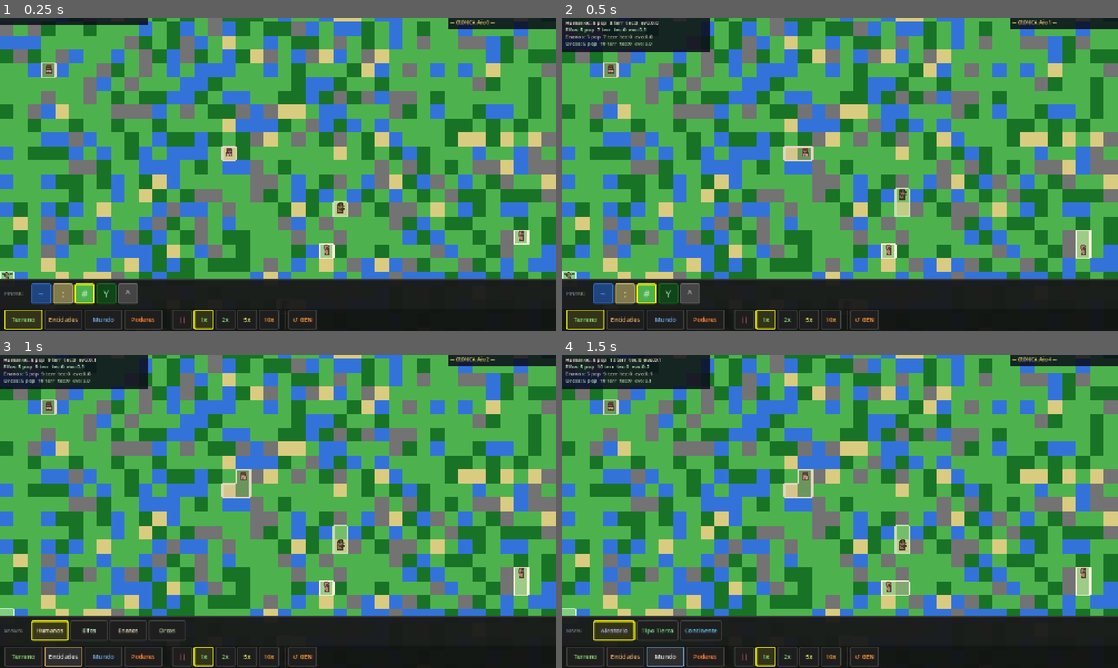
Above: before the commit, frames 1-4 (two rows, left to right).
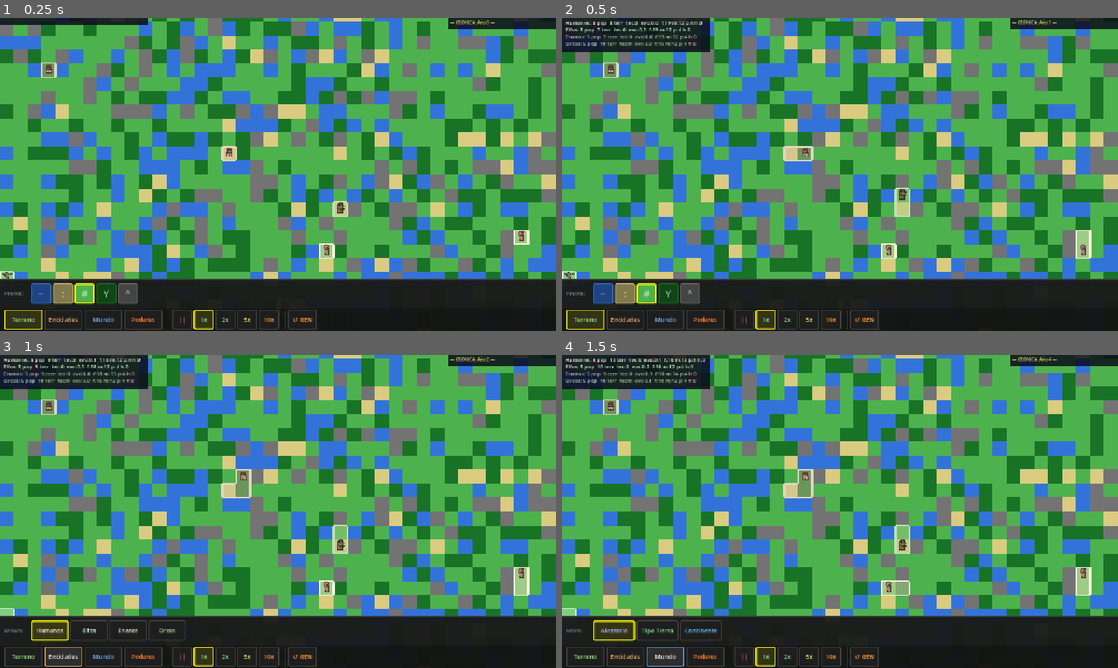
Above: after the commit, the same moments.

Repository: scastorina/civilizatio
Game: Godot game, scene res://scenes/Main.tscn
The game is run twice, just before and just after one commit, with the same random seed, the same clock (stepped at 60 frames per second) and the same inputs.
Inputs:
- Up to frame 1 (0.25 s): no input
- Up to frame 2 (0.5 s): no input
- Up to frame 3 (1 s): click "Entidades" at 0.5 s
- Up to frame 4 (1.5 s): click "Mundo" at 1.25 s

Frame 1 is identical in both runs. In frame 2, 0.2% of the frame differs, in the area x 15-26%, y 1-10%; in frame 3, 0.2%; in frame 4, 0.2%.

Commit message:
Add resource economy and ship production

Diff:
--- a/scripts/Main.gd
+++ b/scripts/Main.gd
@@ -25,6 +25,8 @@
 var _species_defense: Dictionary = {}
 var _species_tech: Dictionary = {}
 var _species_research: Dictionary = {}
+var _species_resources: Dictionary = {}
+var _species_fleets: Dictionary = {}
 var _territory_names: Dictionary = {}
 var _chronicle: Array[String] = []
 var _chronicle_colors: Array[Color] = []
@@ -34,6 +36,7 @@
 const TECH_THRESHOLDS: Array[float] = [100.0, 300.0, 700.0]
 const CHRONICLE_MAX := 40
 const FORTIFICATION_NAMES: Array[String] = ["sin defensa", "valla de madera", "muralla de piedra", "bastion de hierro"]
+const RESOURCE_KEYS: Array[String] = ["food", "wood", "stone", "iron"]
 const SPECIES_RELIGIONS: Dictionary = {
 	"Humanos": "Fe Sagrada",
 	"Elfos":   "Sendero Eterno",
@@ -73,6 +76,8 @@
 		_species_defense[n] = sp["defense"] as float
 		_species_tech[n]    = 0
 		_species_research[n] = 0.0
+		_species_resources[n] = _make_resource_stock()
+		_species_fleets[n] = {"trade": 0, "war": 0}
 	camera = Camera2D.new()
 	camera.zoom = Vector2(2.0, 2.0)
 	camera.position = Vector2(WORLD_WIDTH * TILE_SIZE * 0.5, WORLD_HEIGHT * TILE_SIZE * 0.5)
@@ -104,6 +109,7 @@
 		world_year += 1
 		_move_humans()
 		_update_evolution()
+		_update_resources_and_fleets()
 		_resolve_combat()
 		_decay_dead_territories()
 		_update_technology()
@@ -188,6 +194,8 @@
 	for n: String in _species_tech.keys():
 		_species_tech[n] = 0
 		_species_research[n] = 0.0
+		_species_resources[n] = _make_resource_stock()
+		_species_fleets[n] = {"trade": 0, "war": 0}
 	_territory_names.clear()
 	_chronicle.clear()
 	_chronicle_colors.clear()
@@ -292,13 +300,16 @@
 			world_grid.tick_presence(cell, human.species_name)
 		var new_structure := world_grid.get_structure(cell)
 		var new_fort := world_grid.update_fortification(cell, human.species_name, tech_level)
+		if new_fort > prev_fort and not _spend_resources(human.species_name, _fortification_cost(new_fort)):
+			world_grid.set_fortification(cell, prev_fort)
+			new_fort = prev_fort
 		if new_structure != prev_structure:
 			match new_structure:
 				"camp":   _log_event("Año %d: Los %s establecieron un campamento" % [world_year, human.species_name], human.species_name)
 				"village":_log_event("Año %d: Los %s fundaron una aldea" % [world_year, human.species_name], human.species_name)
 				"town":   _log_event("Año %d: ¡Los %s erigieron una ciudad!" % [world_year, human.species_name], human.species_name)
 		if new_fort > prev_fort:
-			_log_event("AÃ±o %d: Los %s levantaron %s" % [world_year, human.species_name, _fortification_name(new_fort)], human.species_name)
+			_log_event("Ano %d: Los %s levantaron %s" % [world_year, human.species_name, _fortification_name(new_fort)], human.species_name)
 		match world_grid.get_structure(cell):
 			"village": human.evolution_score += 0.02
 			"town":    human.evolution_score += 0.05
@@ -385,6 +396,122 @@
 	for i in range(to_remove.size() - 1, -1, -1):
 		_battle_markers.remove_at(to_remove[i])
 
+func _make_resource_stock() -> Dictionary:
+	return {
+		"food": 20.0,
+		"wood": 12.0,
+		"stone": 4.0,
+		"iron": 0.0,
+	}
+
+func _resource_stock(species: String) -> Dictionary:
+	if not _species_resources.has(species):
+		_species_resources[species] = _make_resource_stock()
+	return _species_resources[species] as Dictionary
+
+func _fleet_state(species: String) -> Dictionary:
+	if not _species_fleets.has(species):
+		_species_fleets[species] = {"trade": 0, "war": 0}
+	return _species_fleets[species] as Dictionary
+
+func _has_resources(species: String, cost: Dictionary) -> bool:
+	var stock := _resource_stock(species)
+	for key: String in cost.keys():
+		if (stock.get(key, 0.0) as float) < (cost[key] as float):
+			return false
+	return true
+
+func _spend_resources(species: String, cost: Dictionary) -> bool:
+	if not _has_resources(species, cost):
+		return false
+	var stock := _resource_stock(species)
+	for key: String in cost.keys():
+		stock[key] = (stock.get(key, 0.0) as float) - (cost[key] as float)
+	return true
+
+func _fortification_cost(level: int) -> Dictionary:
+	match level:
+		1: return {"wood": 8.0, "stone": 0.0, "iron": 0.0, "food": 0.0}
+		2: return {"wood": 4.0, "stone": 10.0, "iron": 0.0, "food": 0.0}
+		3: return {"wood": 2.0, "stone": 8.0, "iron": 8.0, "food": 0.0}
+		_: return {}
+
+func _ship_cost(mode: String) -> Dictionary:
+	if mode == "war":
+		return {"wood": 14.0, "stone": 0.0, "iron": 6.0, "food": 2.0}
+	return {"wood": 10.0, "stone": 0.0, "iron": 2.0, "food": 2.0}
+
+func _improvement_counts() -> Dictionary:
+	var counts: Dictionary = {}
+	for y in range(world_grid.height):
+		for x in range(world_grid.width):
+			var cell := Vector2i(x, y)
+			var owner := world_grid.get_owner(cell)
+			if owner == "":
+				continue
+			if not counts.has(owner):
+				counts[owner] = {"farm": 0, "mine": 0, "housing": 0, "dock": 0, "forest": 0, "town": 0, "village": 0}
+			var c: Dictionary = counts[owner]
+			var improvement := world_grid.get_improvement(cell)
+			if improvement != "":
+				c[improvement] = (c.get(improvement, 0) as int) + 1
+			var biome := world_grid.get_biome(cell)
+			if biome == "forest":
+				c["forest"] = (c.get("forest", 0) as int) + 1
+			match world_grid.get_structure(cell):
+				"town":
+					c["town"] = (c.get("town", 0) as int) + 1
+				"village":
+					c["village"] = (c.get("village", 0) as int) + 1
+	return counts
+
+func _species_population_counts() -> Dictionary:
+	var counts: Dictionary = {}
+	for human in humans:
+		counts[human.species_name] = (counts.get(human.species_name, 0) as int) + 1
+	return counts
+
+func _update_resources_and_fleets() -> void:
+	var improvements := _improvement_counts()
+	var pops := _species_population_counts()
+	var ports := _gather_ports()
+	for sp: Dictionary in SPECIES_LIBRARY:
+		var name := sp["name"] as String
+		var stock := _resource_stock(name)
+		var fleet := _fleet_state(name)
+		var data: Dictionary = improvements.get(name, {"farm": 0, "mine": 0, "housing": 0, "dock": 0, "forest": 0, "town": 0, "village": 0})
+		var pop := pops.get(name, 0) as int
+		var tech := _species_tech.get(name, 0) as int
+		stock["food"] = (stock.get("food", 0.0) as float) + float(data.get("farm", 0) as int) * 1.6 + float(data.get("dock", 0) as int) * 0.25 - float(pop) * 0.22
+		stock["wood"] = (stock.get("wood", 0.0) as float) + float(data.get("forest", 0) as int) * 0.12 + float(data.get("housing", 0) as int) * 0.05 + float(data.get("dock", 0) as int) * 0.08
+		stock["stone"] = (stock.get("stone", 0.0) as float) + float(data.get("mine", 0) as int) * 0.55
+		if tech >= 2:
+			stock["iron"] = (stock.get("iron", 0.0) as float) + float(data.get("mine", 0) as int) * 0.28
+		else:
+			stock["iron"] = (stock.get("iron", 0.0) as float) + float(data.get("mine", 0) as int) * 0.08
+		for key: String in RESOURCE_KEYS:
+			stock[key] = clampf(stock.get(key, 0.0) as float, 0.0, 999.0)
+		if (stock.get("food", 0.0) as float) < 4.0 and pop > 0:
+			for human in humans:
+				if human.species_name == name:
+					human.evolution_score -= 0.03
+		var port_count := (ports.get(name, []) as Array).size()
+		var desired_trade := mini(port_count, 1 + tech)
+		while (fleet.get("trade", 0) as int) < desired_trade and _spend_resources(name, _ship_cost("trade")):
+			fleet["trade"] = (fleet.get("trade", 0) as int) + 1
+			_log_event("Ano %d: Los %s construyeron un mercante" % [world_year, name], name)
+		var in_war := false
+		for key: String in _war_pairs.keys():
+			if key.contains(name):
+				in_war = true
+				break
+		var desired_war := mini(port_count, 1 + tech) if in_war else 0
+		while (fleet.get("war", 0) as int) < desired_war and _spend_resources(name, _ship_cost("war")):
+			fleet["war"] = (fleet.get("war", 0) as int) + 1
+			_log_event("Ano %d: Los %s botaron una flota de guerra" % [world_year, name], name)
+		if not in_war:
+			fleet["war"] = maxi((fleet.get("war", 0) as int) - 1, 0)
+
 func _has_adjacent_biome(cell: Vector2i, biome: String) -> bool:
 	var dirs: Array[Vector2i] = [Vector2i(1, 0), Vector2i(-1, 0), Vector2i(0, 1), Vector2i(0, -1)]
 	for dir in dirs:
@@ -714,6 +841,9 @@
 
 	for species: String in ports.keys():
 		var sp_ports: Array = ports[species]
+		var trade_fleets := (_fleet_state(species).get("trade", 0) as int)
+		if trade_fleets <= 0:
+			continue
 		for i in sp_ports.size():
 			var best_dist := 999999.0
 			var best_j := -1
@@ -749,7 +879,7 @@
 			if r.get("mode", "land") == "sea":
 				_log_event("Ano %d: Los %s botaron una flota comercial" % [world_year, r["species"] as String], r["species"] as String)
 			else:
-				_log_event("AÃ±o %d: Los %s abrieron una ruta comercial" % [world_year, r["species"] as String], r["species"] as String)
+				_log_event("Ano %d: Los %s abrieron una ruta comercial" % [world_year, r["species"] as String], r["species"] as String)
 
 	_trade_routes = new_routes
 
@@ -1051,6 +1181,8 @@
 		var parts := war_key.split("|")
 		if parts.size() != 2:
 			continue
+		if (_fleet_state(parts[0]).get("war", 0) as int) <= 0 and (_fleet_state(parts[1]).get("war", 0) as int) <= 0:
+			continue
 		var a_ports: Array = ports_for_war.get(parts[0], [])
 		var b_ports: Array = ports_for_war.get(parts[1], [])
 		if a_ports.is_empty() or b_ports.is_empty():
@@ -1166,6 +1298,8 @@
 			stats[owner]["tiles"] += 1
 			if world_grid.get_structure(cell) != "":
 				stats[owner]["buildings"] += 1
+			if world_grid.get_improvement(cell) != "":
+				stats[owner]["buildings"] += 1
 	for sp_name: String in stats.keys():
 		var pop: int = stats[sp_name]["pop"]
 		var tiles: int = stats[sp_name]["tiles"]
@@ -1174,8 +1308,20 @@
 		var evo: float = stats[sp_name]["evo"] / maxf(float(pop), 1.0)
 		var buildings: int = stats[sp_name]["buildings"]
 		var tech: int = _species_tech.get(sp_name, 0) as int
+		var stock := _resource_stock(sp_name)
+		var fleets := _fleet_state(sp_name)
 		var dom_rel := _dominant_religion(sp_name)
 		var line := "%s: %d pop  %d terr  tec:%d  evo:%.1f" % [sp_name, pop, tiles, tech, evo]
+		line += "  f:%.0f m:%.0f p:%.0f h:%.0f" % [
+			stock.get("food", 0.0) as float,
+			stock.get("wood", 0.0) as float,
+			stock.get("stone", 0.0) as float,
+			stock.get("iron", 0.0) as float,
+		]
+		var trade_f := fleets.get("trade", 0) as int
+		var war_f := fleets.get("war", 0) as int
+		if trade_f > 0 or war_f > 0:
+			line += "  fl:%d/%d" % [trade_f, war_f]
 		if dom_rel != "" and dom_rel != (SPECIES_RELIGIONS.get(sp_name, "") as String):
 			line += "  [" + dom_rel + "]"
 		if pop == 0 and tiles > 0:
--- a/scripts/WorldGrid.gd
+++ b/scripts/WorldGrid.gd
@@ -90,6 +90,11 @@
 		return 0
 	return _fortifications[cell.y][cell.x] as int
 
+func set_fortification(cell: Vector2i, level: int) -> void:
+	if not is_in_bounds(cell):
+		return
+	_fortifications[cell.y][cell.x] = max(level, 0)
+
 func update_fortification(cell: Vector2i, species: String, tech_level: int) -> int:
 	if not is_in_bounds(cell):
 		return 0
